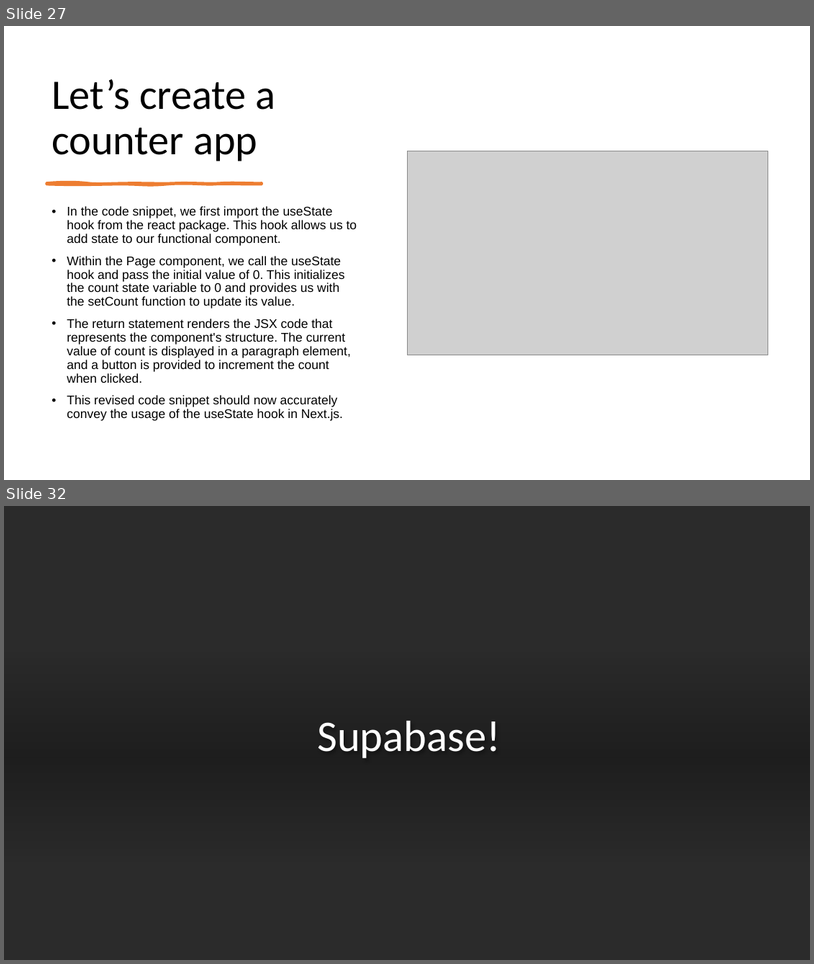
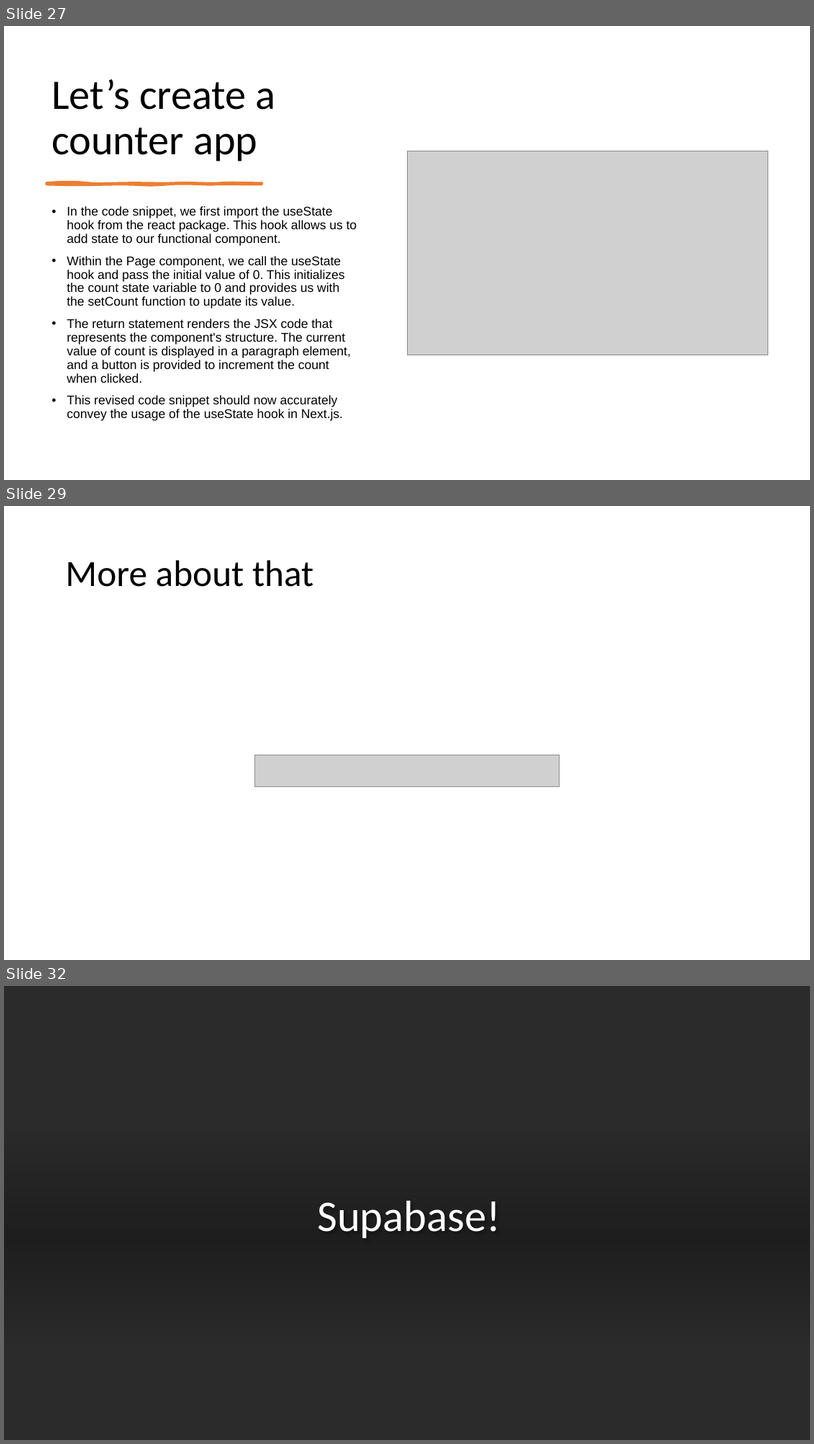
Before and after one commit to 1shaked/full-stack, a slide deck: 19ass/19ass.pptx. Shown one above the other, each under a label of ours: slides 27 and 32 before the commit, slides 27, 29 and 32 after it; the slides between them are not shown. The pictures are 814x964 and 814x1444 pixels, drawn with LibreOffice and Linux fonts; fonts in the diff are those of the drawing; grey boxes stand for pictures; background and template pictures are left out; a plain dark background stands for a picture behind light text. Boxes give left, top, right and bottom in pixels: in the first picture for what was removed or moved away, otherwise in the second. Text is boxed around its words. In the diff, an @@ line names an element or a change of style, - is before the commit and + after.

```diff
--- a/19ass/19ass.pptx
+++ b/19ass/19ass.pptx
@@ slide 29 added at box(4, 506, 810, 960), background #FFFFFF @@
@@ title added at box(65, 560, 314, 587), 44 pt, text #000000 @@
+More about that
@@ picture added at box(255, 754, 560, 787) @@
```
Also in this commit, not shown: 1 slide changed, 1 other slide added, 2 slides removed, 35 other files.
